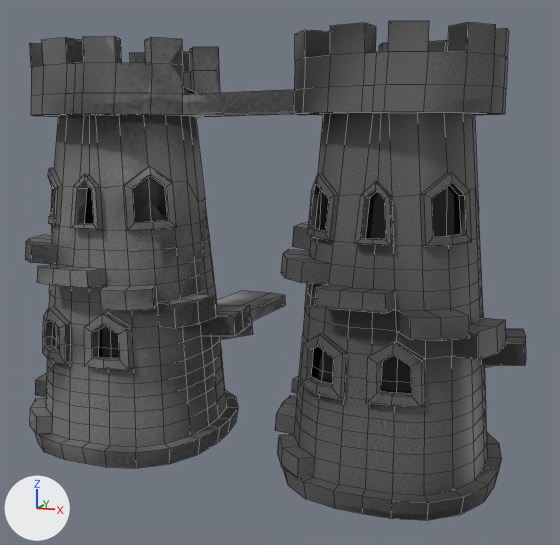
Two versions of the Blender file Towel/Tower.blend, one commit apart.
Rendered twice from a camera (50 mm lens) standing at (9.33, -12.58, 5.39) and looking at (3.33, 3.08, 2.29). The axes (+X, +Y, +Z) are drawn at lower left. The lights are the same throughout. Mesh edges are drawn as thin lines.

Before the edit, the objects in view are built like this:
```python
me_cube_001 = bpy.data.meshes.new('Cube.001')
me_cube_001.from_pydata(...)  # 698 vertices, 678 faces; spans x -2.22..4.66, y -2.73..5.42, z -1.17..7.05
me_cube_001.polygons.foreach_set('use_smooth', [True] * 678)
# faces by material slot: [14, 664]
me_cube_001.materials.append(mat_actual_mirror)
me_cube_001.materials.append(mat_material)
me_cube_004 = bpy.data.meshes.new('Cube.004')
me_cube_004.from_pydata(...)  # 688 vertices, 660 faces; spans x -2.22..2.42, y -2.73..2.13, z -1.17..7.05
me_cube_004.polygons.foreach_set('use_smooth', [True] * 660)
# faces by material slot: [647, 13]
me_cube_004.materials.append(mat_tower_2)
me_cube_004.materials.append(mat_actual_mirror)
ob_cube_001 = bpy.data.objects.new('Cube.001', me_cube_001)
ob_cube_001.location = (0.51, 1.92, 0.0)
ob_cube_002 = bpy.data.objects.new('Cube.002', me_cube_004)
ob_cube_002.location = (6.21, 1.9, 0.0)
```
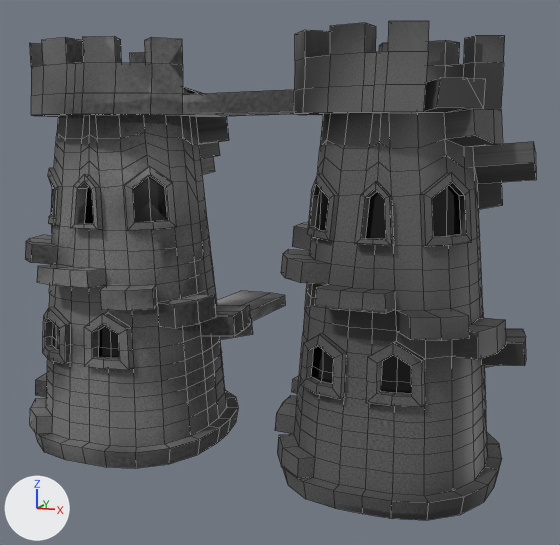
Pixel boxes (x1, y1, x2, y2) of what changed, in the pictures (560 x 545 px):
'Cube.002', reshaped: before (275, 21, 526, 520); after (275, 21, 536, 520)
part 1 of me_cube_001, built on: before (54, 47, 220, 202); after (54, 115, 229, 202)
part 2 of me_cube_004, built on: before (317, 22, 509, 210); after (317, 62, 536, 210)

The change in detail:
me_cube_001 is used by ob_cube_001; location (0.51, 1.92, 0.0).
me_cube_001 had 698 vertices, 678 faces and spanned x -2.22..4.66, y -2.73..5.42, z -1.17..7.05.
me_cube_001 now has 763 vertices, 743 faces and spans x -2.22..4.66, y -2.73..5.42, z -1.17..7.05.
Part 1, on me_cube_001:
22 vertices are removed from x 0.12..1.7, y 0.34..1.66, z 5.65..7.05.
50 faces are deleted.
87 vertices are added at x -1.46..1.75, y -1.7..2.28, z 3.95..5.72.
114 new faces join them, mat_material.
1 new face joins them, mat_actual_mirror.
me_cube_004 is used by ob_cube_002; location (6.21, 1.9, 0.0).
me_cube_004 had 688 vertices, 660 faces and spanned x -2.22..2.42, y -2.73..2.13, z -1.17..7.05.
me_cube_004 now has 736 vertices, 704 faces and spans x -2.22..2.42, y -2.73..2.13, z -1.17..7.05.
Part 2, on me_cube_004:
24 vertices are removed from x 0.97..1.82, y -1.64..0.0, z 5.65..7.05.
54 faces are deleted.
72 vertices are added at x -1.45..2.41, y -1.87..1.59, z 3.89..6.18.
91 new faces join them, mat_tower_2.
7 new faces join them, mat_material.
me_cube_004 now uses material mat_material.
